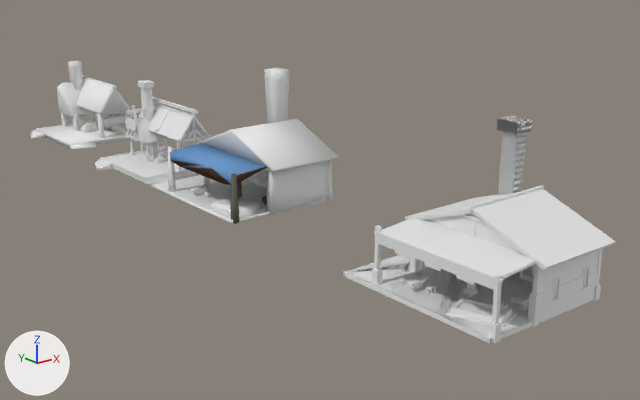
One commit to the Blender file Models/Blend/Blacksmith.blend: the scene before it, then after it.
Camera for both pictures: a camera (50 mm lens) standing at (-50.1, -76.5, 28.3) and looking at (6.8, -5.4, -0.1). Lighting does not change. The marker at lower left points along +X, +Y and +Z.

The first picture shows 'Blacksmith0', 'Part.001', 'Part.009', 'Part.019', 'Wedge2', 'Wedge2.001', 'Wedge2.002', 'Wedge2.003', 'Wedge2.004', 'Wedge2.005', 'Wedge2.007', 'Wedge2.008', 'Wedge2.009', 'Wedge2.010', 'Wedge2.013', 'Wedge2.014', 'Wedge2.015', 'Wedge2.019'.
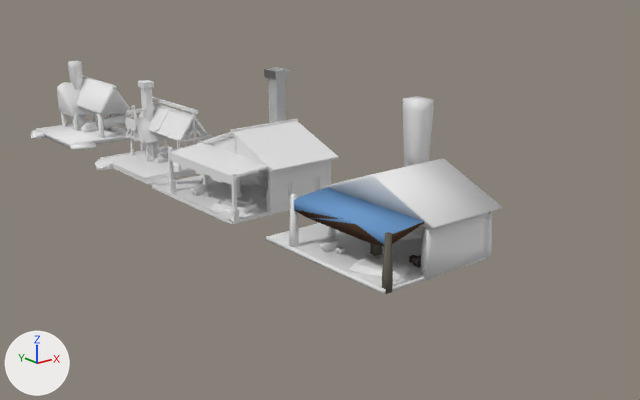
Location of each change, (x1, y1, x2, y2) in pixels of the pictures (640 x 400 px):
'Wedge2', moved
    before: (343, 116, 616, 344)
    after: (151, 67, 339, 224)
'Wedge2.007', moved
    before: (197, 119, 339, 172)
    after: (321, 158, 502, 229)
'Wedge2.003', moved
    before: (151, 173, 327, 224)
    after: (266, 223, 485, 294)
'Wedge2.008', moved
    before: (170, 143, 267, 185)
    after: (294, 187, 424, 246)
'Wedge2.019', moved
    before: (264, 67, 289, 123)
    after: (403, 96, 434, 167)
'Wedge2.015', moved
    before: (210, 197, 260, 215)
    after: (349, 256, 410, 281)
'Wedge2.009', moved
    before: (231, 173, 239, 224)
    after: (382, 232, 393, 294)
'Wedge2.001', moved
    before: (168, 147, 176, 192)
    after: (289, 194, 299, 247)
'Wedge2.005', moved
    before: (258, 160, 333, 201)
    after: (485, 212, 492, 260)
'Wedge2.013', moved
    before: (191, 185, 208, 196)
    after: (319, 239, 338, 253)
'Wedge2.010', moved
    before: (237, 182, 242, 198)
    after: (370, 243, 382, 256)
'Wedge2.002', moved
    before: (203, 176, 210, 185)
    after: (327, 226, 336, 237)
'Wedge2.014', moved
    before: (204, 191, 212, 197)
    after: (336, 247, 345, 255)

The change, as a diff of the scene's bpy script:
```diff
--- a/Models/Blend/Blacksmith.blend.py
+++ b/Models/Blend/Blacksmith.blend.py
@@ ob_wedge2_019 @@
 ob_wedge2_019 = bpy.data.objects.new('Wedge2.019', me_wedge2_019)
-ob_wedge2_019.location = (1.74, 0.0, 2.41)
+ob_wedge2_019.location = (1.74, -22.0, 2.41)
 ob_wedge2_019.rotation_euler = (1.571, 0.0, 0.0)  # degrees (90, 0, 0)
@@ ob_wedge2_015 @@
 ob_wedge2_015 = bpy.data.objects.new('Wedge2.015', me_wedge2_015)
-ob_wedge2_015.location = (1.74, 0.0, 2.41)
+ob_wedge2_015.location = (1.74, -22.0, 2.41)
 ob_wedge2_015.rotation_euler = (1.571, 0.0, 0.0)  # degrees (90, 0, 0)
@@ ob_wedge2_014 @@
 ob_wedge2_014 = bpy.data.objects.new('Wedge2.014', me_wedge2_014)
-ob_wedge2_014.location = (1.74, 0.0, 2.41)
+ob_wedge2_014.location = (1.74, -22.0, 2.41)
 ob_wedge2_014.rotation_euler = (1.571, 0.0, 0.0)  # degrees (90, 0, 0)
@@ ob_wedge2_013 @@
 ob_wedge2_013 = bpy.data.objects.new('Wedge2.013', me_wedge2_013)
-ob_wedge2_013.location = (1.74, 0.0, 2.41)
+ob_wedge2_013.location = (1.74, -22.0, 2.41)
 ob_wedge2_013.rotation_euler = (1.571, 0.0, 0.0)  # degrees (90, 0, 0)
@@ ob_wedge2_010 @@
 ob_wedge2_010 = bpy.data.objects.new('Wedge2.010', me_wedge2_010)
-ob_wedge2_010.location = (1.74, 0.0, 2.41)
+ob_wedge2_010.location = (1.74, -22.0, 2.41)
 ob_wedge2_010.rotation_euler = (1.571, 0.0, 0.0)  # degrees (90, 0, 0)
@@ ob_wedge2_009 @@
 ob_wedge2_009 = bpy.data.objects.new('Wedge2.009', me_wedge2_009)
-ob_wedge2_009.location = (1.74, 0.0, 2.41)
+ob_wedge2_009.location = (1.74, -22.0, 2.41)
 ob_wedge2_009.rotation_euler = (1.571, 0.0, 0.0)  # degrees (90, 0, 0)
@@ ob_wedge2_008 @@
 ob_wedge2_008 = bpy.data.objects.new('Wedge2.008', me_wedge2_008)
-ob_wedge2_008.location = (1.74, 0.0, 2.41)
+ob_wedge2_008.location = (1.74, -22.0, 2.41)
 ob_wedge2_008.rotation_euler = (1.571, 0.0, 0.0)  # degrees (90, 0, 0)
@@ ob_wedge2_007 @@
 ob_wedge2_007 = bpy.data.objects.new('Wedge2.007', me_wedge2_007)
-ob_wedge2_007.location = (1.74, 0.0, 2.41)
+ob_wedge2_007.location = (1.74, -22.0, 2.41)
 ob_wedge2_007.rotation_euler = (1.571, 0.0, 0.0)  # degrees (90, 0, 0)
@@ ob_wedge2_005 @@
 ob_wedge2_005 = bpy.data.objects.new('Wedge2.005', me_wedge2_005)
-ob_wedge2_005.location = (1.74, 0.0, 2.41)
+ob_wedge2_005.location = (1.74, -22.0, 2.41)
 ob_wedge2_005.rotation_euler = (1.571, 0.0, 0.0)  # degrees (90, 0, 0)
@@ ob_wedge2_003 @@
 ob_wedge2_003 = bpy.data.objects.new('Wedge2.003', me_wedge2_003)
-ob_wedge2_003.location = (1.74, 0.0, 2.41)
+ob_wedge2_003.location = (1.74, -22.0, 2.41)
 ob_wedge2_003.rotation_euler = (1.571, 0.0, 0.0)  # degrees (90, 0, 0)
@@ ob_wedge2_002 @@
 ob_wedge2_002 = bpy.data.objects.new('Wedge2.002', me_wedge2_002)
-ob_wedge2_002.location = (1.74, 0.0, 2.41)
+ob_wedge2_002.location = (1.74, -22.0, 2.41)
 ob_wedge2_002.rotation_euler = (1.571, 0.0, 0.0)  # degrees (90, 0, 0)
@@ ob_wedge2_001 @@
 ob_wedge2_001 = bpy.data.objects.new('Wedge2.001', me_wedge2_001)
-ob_wedge2_001.location = (1.74, 0.0, 2.41)
+ob_wedge2_001.location = (1.74, -22.0, 2.41)
 ob_wedge2_001.rotation_euler = (1.571, 0.0, 0.0)  # degrees (90, 0, 0)
@@ ob_wedge2 @@
 ob_wedge2 = bpy.data.objects.new('Wedge2', me_wedge2)
-ob_wedge2.location = (1.74, -33.18, 2.41)
+ob_wedge2.location = (1.74, 0.0, 2.41)
 ob_wedge2.rotation_euler = (1.571, 0.0, 0.0)  # degrees (90, 0, 0)
```
